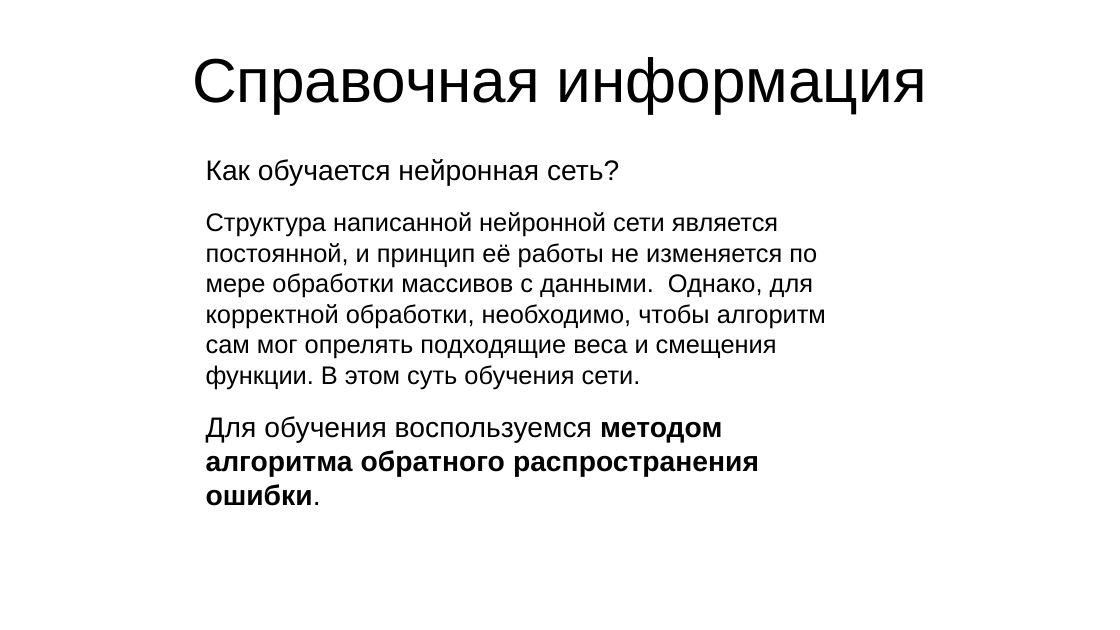
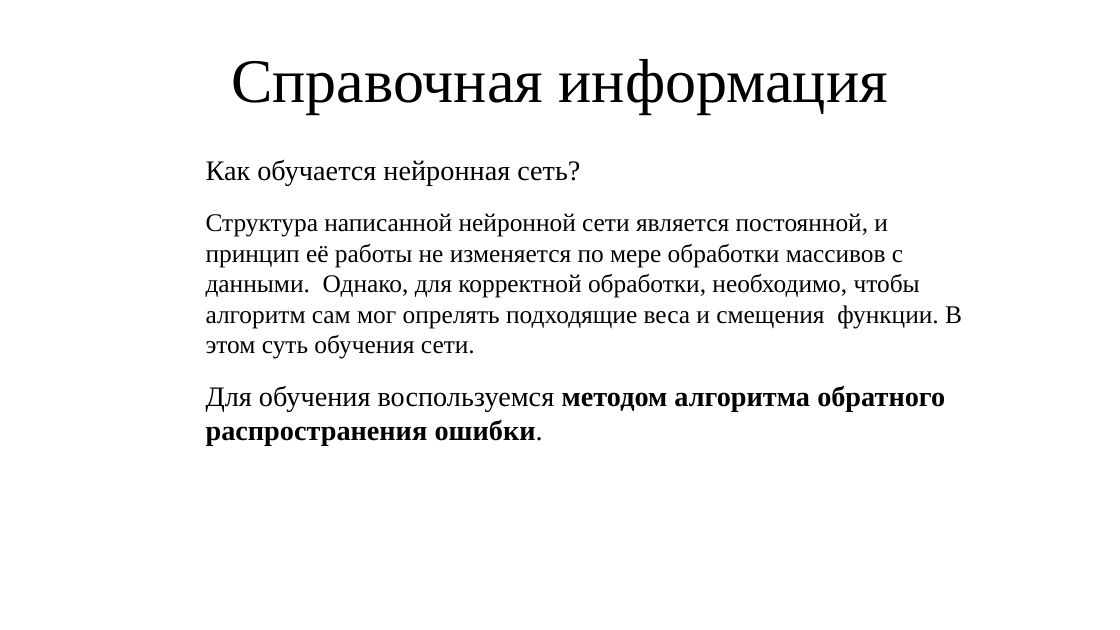
Before and after one commit to SaShiro228/helmet, a slide deck: slide 15 of text/presentation.odp. Drawn at 1120x630 pixels with LibreOffice and Linux fonts; fonts in the diff are those of the drawing. Boxes give left, top, right and bottom in pixels: in the first picture for what was removed or moved away, otherwise in the second. Text is boxed around its words. In the diff, an @@ line names an element or a change of style, - is before the commit and + after.

```diff
--- a/text/presentation.odp
+++ b/text/presentation.odp
@@ title "Справочная информация" at box(231, 59, 888, 114): font Arial to Times New Roman @@
@@ text "Как обучается нейронная сеть?" at box(206, 160, 962, 446): font Arial to Times New Roman @@
```
Also in this commit, not shown: 9 other slides changed, 1 other file.
